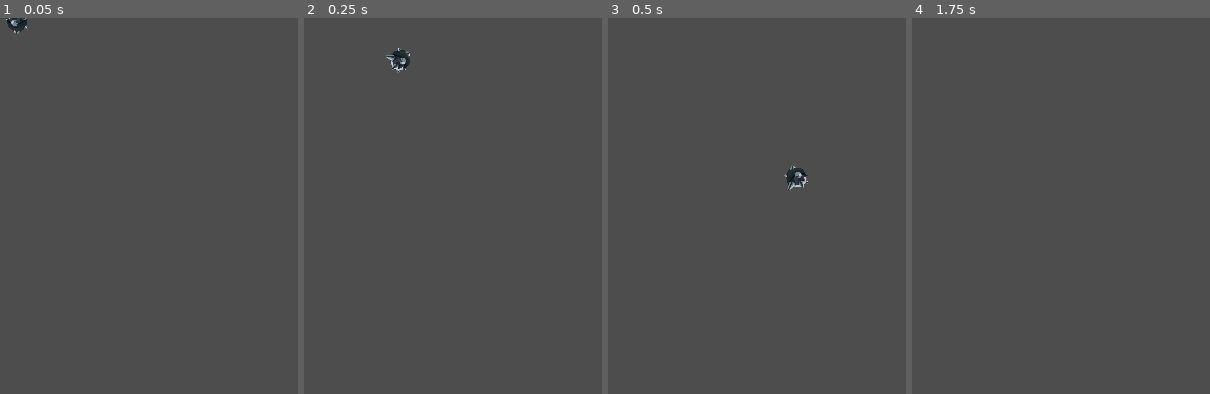
Above: before the commit, frames 1-4 (left to right).
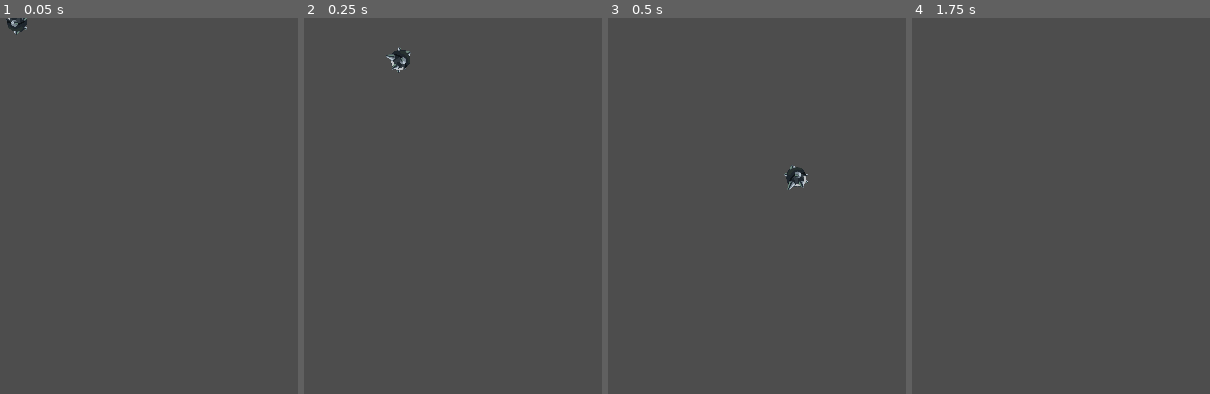
Above: after the commit, the same moments.

Repository: coelhucas/ggj-2024
Game: Godot game, scene res://src/scenes/traps/spike_ball.tscn
The game is run twice, just before and just after one commit, with the same random seed, the same clock (stepped at 60 frames per second) and the same inputs. This scene is started directly instead of the project's main scene. Sound files missing from this copy of the repository are replaced by a short silence.
Inputs:
- Up to frame 1 (0.05 s): no input
- Up to frame 2 (0.25 s): no input
- Up to frame 3 (0.5 s): no input
- Up to frame 4 (1.75 s): hold D (p1_right) from 0.53 s (still down); tap Left (p2_left) at 0.6 s; tap W (p1_up) at 0.77, 1.52 s; tap Enter at 1.25 s; tap Right (p2_right) at 1.35 s

The runs differ from the first frame. In frame 1, less than 0.1% of the frame differs, in the area x 2-10%, y 0-5%; in frame 2, less than 0.1%; in frame 3, less than 0.1%, in the area x 59-68%, y 39-46%; in frame 4, nothing differs.

Commit message:
replace old spiek ball

Diff:
--- a/src/scenes/main.tscn
+++ b/src/scenes/main.tscn
@@ -312,9 +312,3 @@
 texture_hover = ExtResource("20_xopmv")
 
 [node name="MusicManager" parent="." instance=ExtResource("11_2bi5m")]
-
-[connection signal="body_entered" from="Main/TileMap/Spike" to="Main/TileMap/Spike" method="_on_body_entered"]
-[connection signal="body_entered" from="Main/TileMap/@Area2D@56533" to="Main/TileMap/@Area2D@56533" method="_on_body_entered"]
-[connection signal="body_entered" from="Main/TileMap/@Area2D@56534" to="Main/TileMap/@Area2D@56534" method="_on_body_entered"]
-[connection signal="body_entered" from="Main/TileMap/@Area2D@56535" to="Main/TileMap/@Area2D@56535" method="_on_body_entered"]
-[connection signal="body_entered" from="Main/TileMap/@Area2D@56536" to="Main/TileMap/@Area2D@56536" method="_on_body_entered"]
--- a/src/scenes/traps/spike_ball.tscn
+++ b/src/scenes/traps/spike_ball.tscn
@@ -1,7 +1,7 @@
 [gd_scene load_steps=5 format=3 uid="uid://teflutbqmr75"]
 
 [ext_resource type="Script" path="res://src/scenes/traps/spike_ball.gd" id="1_03u12"]
-[ext_resource type="Texture2D" uid="uid://2sy0f7mvwhhg" path="res://assets/sprites/BolaDeEspinhos.webp" id="2_at750"]
+[ext_resource type="Texture2D" uid="uid://8il7uykn1rjm" path="res://assets/sprites/spike-ball.png" id="2_mqrcm"]
 
 [sub_resource type="RectangleShape2D" id="RectangleShape2D_dhuhf"]
 size = Vector2(60, 62)
@@ -14,7 +14,7 @@
 
 [node name="Sprite" type="Sprite2D" parent="."]
 scale = Vector2(0.168519, 0.168519)
-texture = ExtResource("2_at750")
+texture = ExtResource("2_mqrcm")
 
 [node name="Hitbox" type="Area2D" parent="."]
 position = Vector2(-1, 0)
Binary file added: assets/sprites/spike-ball.png
Not shown, added: assets/sprites/spike-ball.png.import
